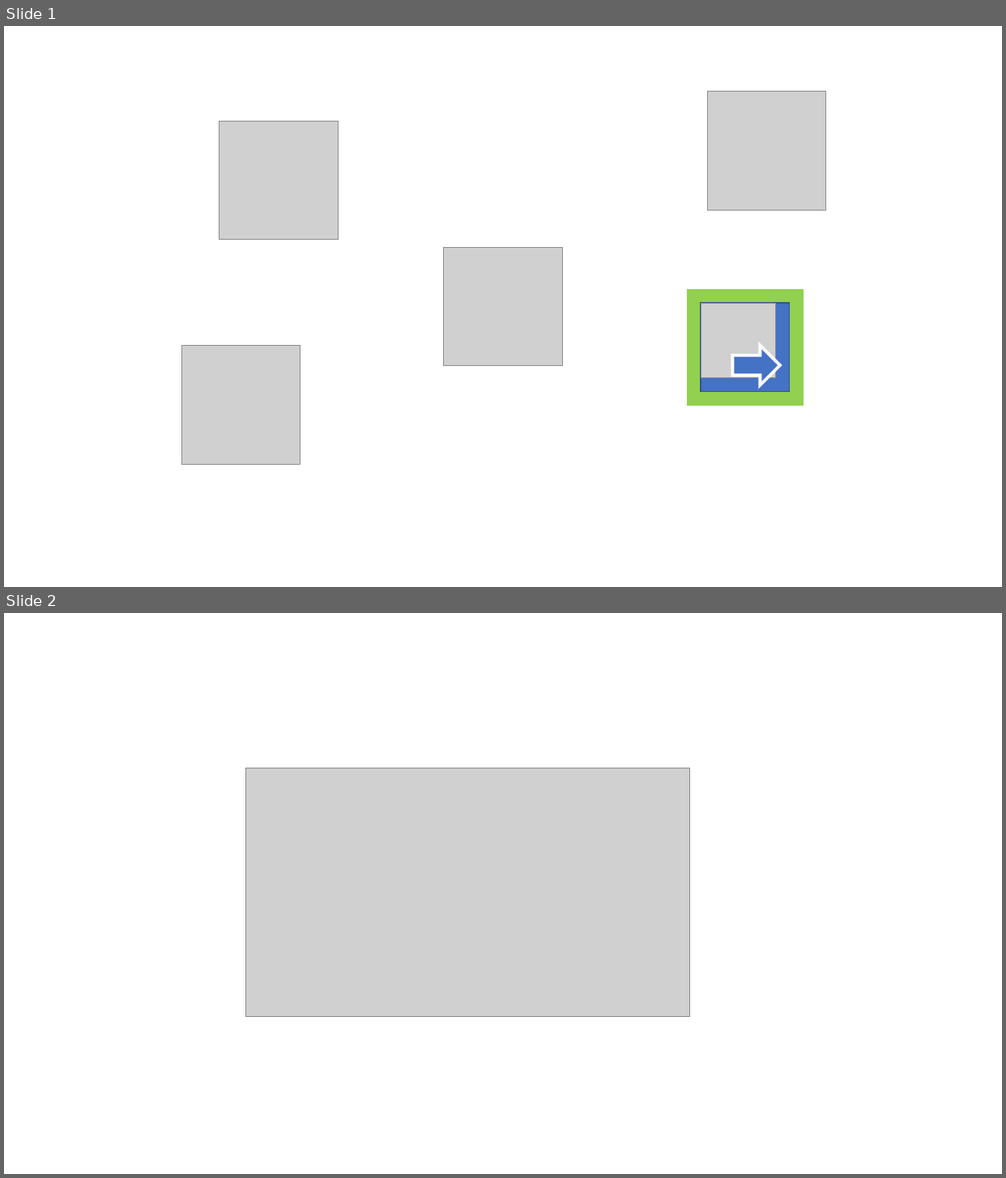
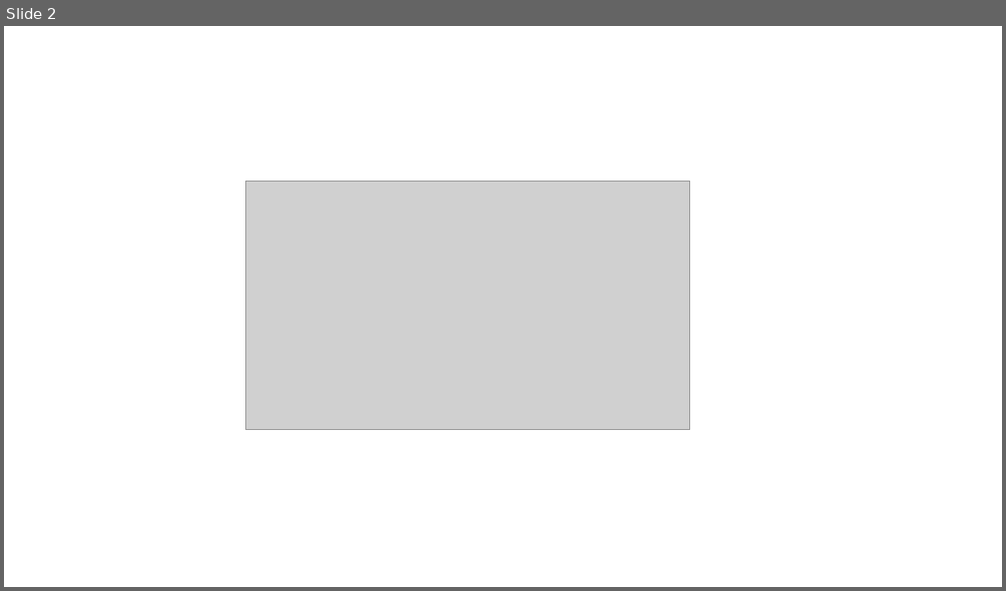
Before and after one commit to ljdyer/selection2doc, a slide deck: Chrome/private/icon.pptx. Shown one above the other, each under a label of ours: slides 1 and 2 before the commit, slide 2 after it. The pictures are 1006x1178 and 1006x591 pixels, drawn with LibreOffice and Linux fonts; fonts in the diff are those of the drawing; grey boxes stand for pictures. Boxes give left, top, right and bottom in pixels: in the first picture for what was removed or moved away, otherwise in the second. Text is boxed around its words. In the diff, an @@ line names an element or a change of style, - is before the commit and + after.

```diff
--- a/Chrome/private/icon.pptx
+++ b/Chrome/private/icon.pptx
@@ slide 1 removed at [4, 26, 1002, 587], background #FFFFFF @@
@@ picture removed at [708, 91, 826, 209] @@
@@ picture removed at [219, 121, 338, 240] @@
@@ picture removed at [444, 248, 562, 367] @@
@@ rectangle removed at [686, 288, 803, 407] @@
@@ rectangle removed at [701, 303, 790, 391] @@
@@ picture removed at [701, 303, 776, 378] @@
@@ picture removed at [181, 346, 300, 465] @@
@@ right arrow removed at [732, 346, 780, 386] @@
```
Also in this commit, not shown: 1 slide added, 14 other files.
